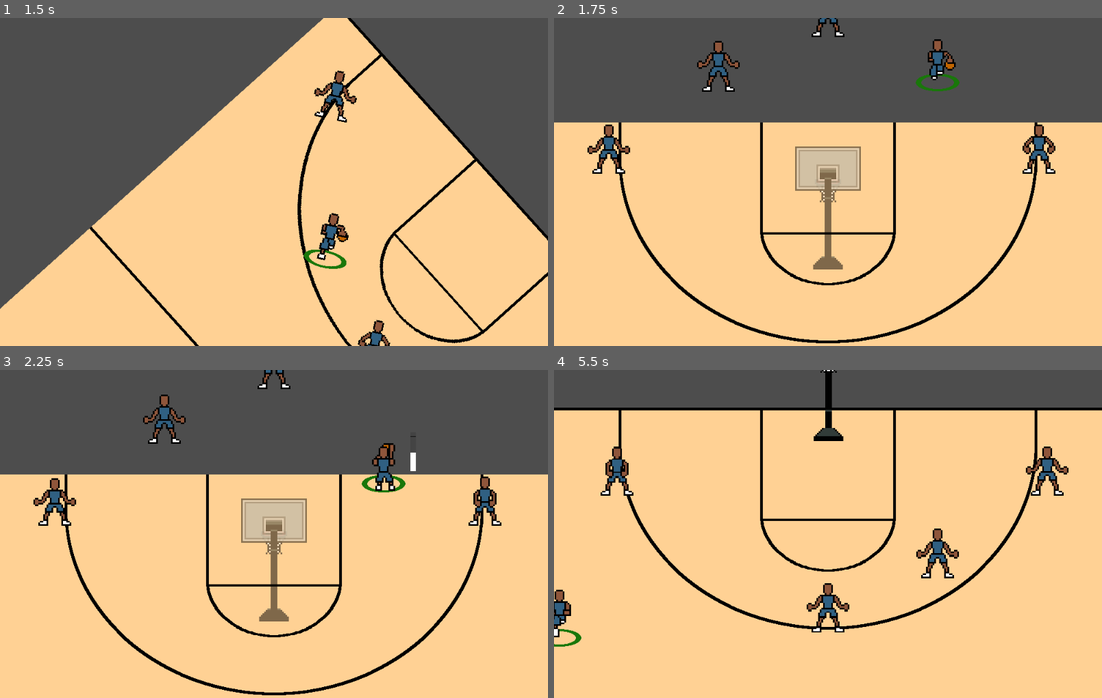
Above: before the commit, frames 1-4 (two rows, left to right).
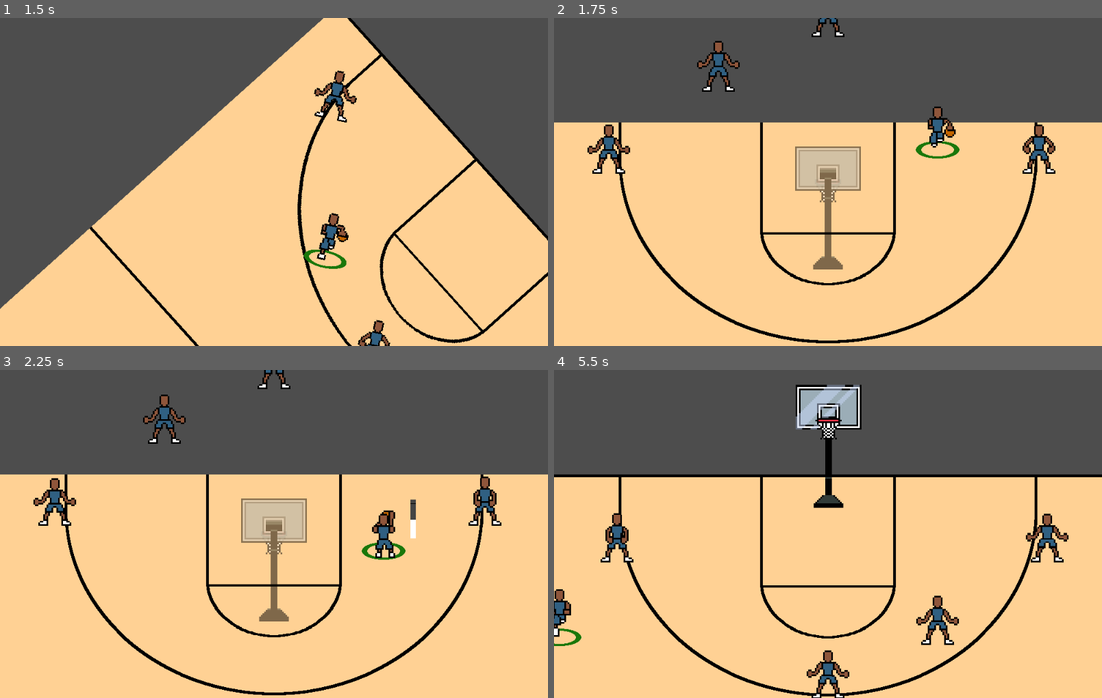
Above: after the commit, the same moments.

Repository: david8zhang/baller-quest-godot
Game: Godot game, scene res://scenes/Main.tscn
Same seed, same stepped clock (60 frames per second), same inputs: the game is played once before the commit and once after it.
Inputs:
- Up to frame 1 (1.5 s): hold Right (move_right) 0.53-1.28 s; tap Space (pass) at 0.6 s; hold Down (move_down) from 1.28 s (still down); tap R (rotate_camera) at 1.35 s
- Up to frame 2 (1.75 s): keep holding Down (move_down)
- Up to frame 3 (2.25 s): release Down (move_down) at 2.03 s; hold Right (move_right) from 2.03 s (still down); hold F (shoot_ball) from 2.03 s (still down)
- Up to frame 4 (5.5 s): release Right (move_right) at 2.78 s; release F (shoot_ball) at 2.78 s; hold Up (move_up) 2.78-3.53 s; tap one key every 0.75 s from 2.85 s: Space (pass) R (rotate_camera) F (shoot_ball) Space (pass); hold Left (move_left) 3.53-5.03 s; hold Down (move_down) from 5.03 s (still down)

Frame 1 is identical in both runs. In frame 2, 1.0% of the frame differs, in the area x 66-74%, y 6-43%; in frame 3, 1.3%; in frame 4, 29%, in the area x 0-100%, y 0-100%.

Commit message:
limit player movement to court

Diff:
--- a/scenes/Main.tscn
+++ b/scenes/Main.tscn
@@ -18,6 +18,7 @@
 limit_left = -500
 limit_top = -300
 limit_right = 500
+limit_bottom = 1110
 limit_smoothed = true
 
 [node name="PlayerManager" type="Node2D" parent="."]
--- a/scripts/fsm/MoveState.gd
+++ b/scripts/fsm/MoveState.gd
@@ -19,6 +19,13 @@
 		velocity = velocity.normalized() * SPEED
 		player.update_pass_target(velocity)
 	player.global_position += velocity * _delta
+
+	# Ensure player does not exceed court bounds
+	var court_size = player.court.get_size()
+	var court_position = player.court.global_position
+	player.global_position.y = clamp(player.global_position.y, court_position.y - court_size.y / 2, court_position.y + court_size.y / 2)
+	player.global_position.x = clamp(player.global_position.x, court_position.x - court_size.x / 2, court_position.x + court_size.x / 2)
+
 	if velocity.x != 0:
 		anim_sprite.flip_h = velocity.x < 0
 
@@ -44,5 +51,3 @@
 func enter(msg:={}) -> void:
 	var player = entity as Player
 	var court_size = player.court.get_size()
-	print(court_size)
-	print(player.court.global_position)
